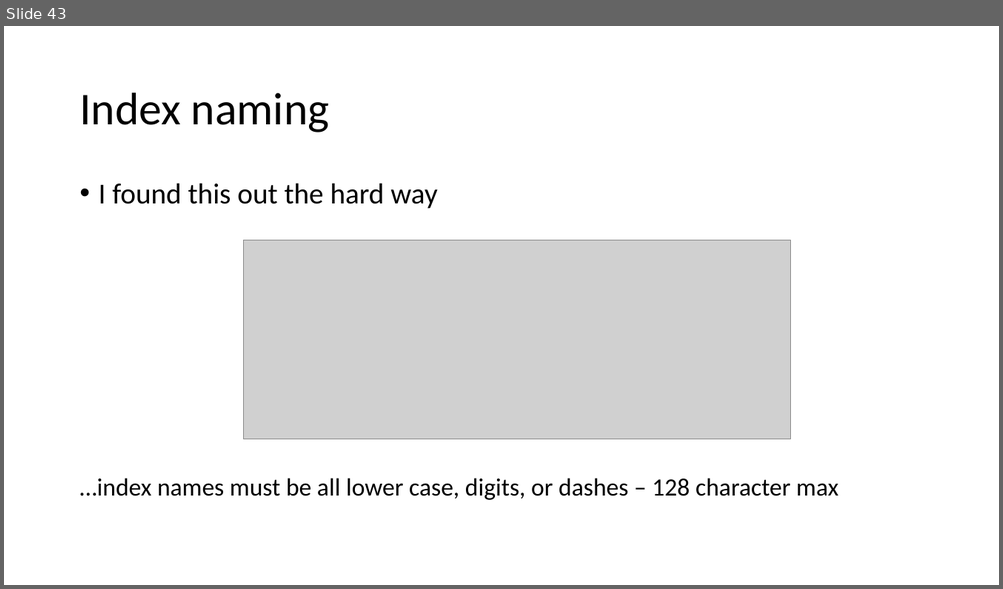
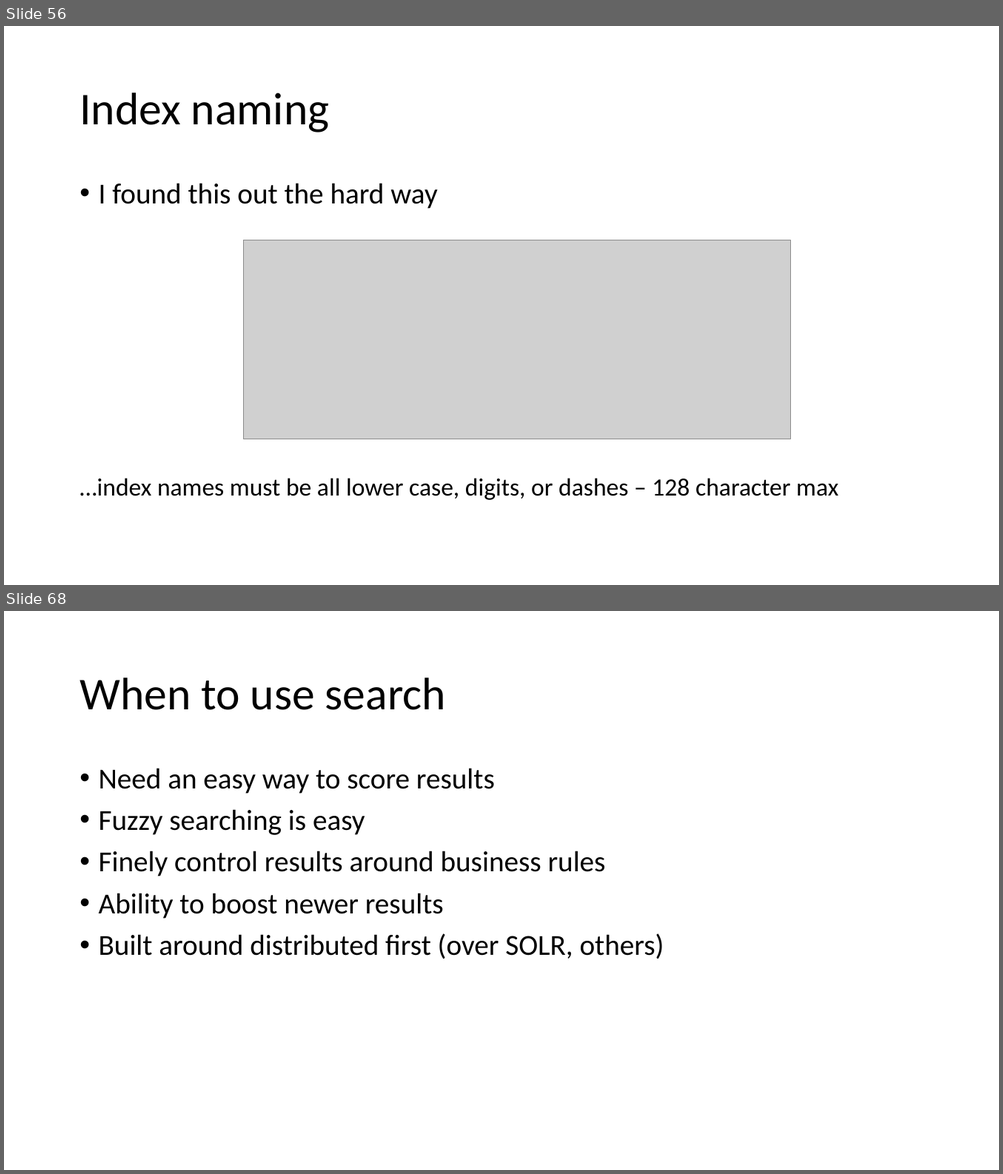
Before and after one commit to asiemer/AzureJeeps, a slide deck: docs/presentation.pptx. Shown one above the other, each under a label of ours: slide 43 before the commit, slides 56 and 68 after it; the slides between them are not shown. The pictures are 1003x589 and 1003x1174 pixels, drawn with LibreOffice and Linux fonts; fonts in the diff are those of the drawing; grey boxes stand for pictures. Boxes give left, top, right and bottom in pixels: in the first picture for what was removed or moved away, otherwise in the second. Text is boxed around its words. In the diff, an @@ line names an element or a change of style, - is before the commit and + after.

```diff
--- a/docs/presentation.pptx
+++ b/docs/presentation.pptx
@@ slide 68 added at (4,611,999,1170), background #FFFFFF @@
@@ title added at (79,678,446,710), 44 pt, text #000000 @@
+When to use search
@@ text added at (99,768,664,960), 28 pt, text #000000 @@
+• Need an easy way to score results
+• Fuzzy searching is easy
+• Finely control results around business rules
+• Ability to boost newer results
+• Built around distributed first (over SOLR, others)
@@ what was slide 43 is now slide 56 @@
```
Also in this commit, not shown: 4 slides changed, 27 other slides added, 4 other files.
